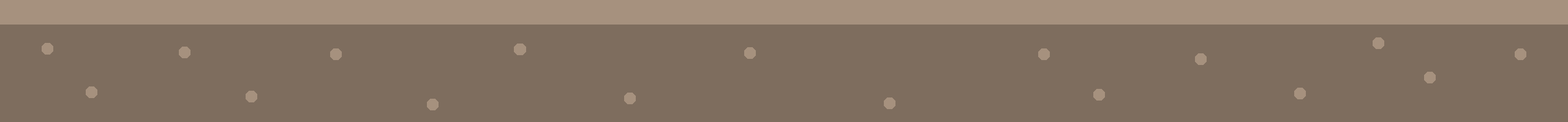
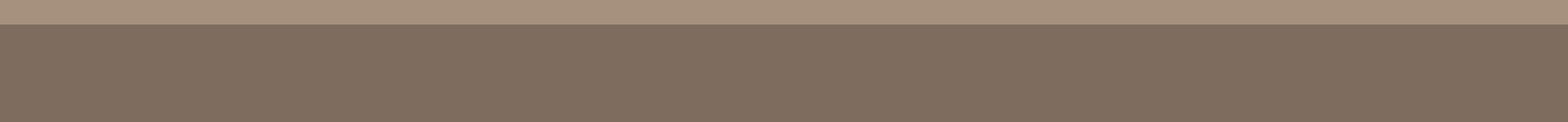
Before/after of a 1568 x 122 layered artwork. What changed in the layer stack:
painted on "Calque Copié #1" over [41, 37, 1527, 111]
